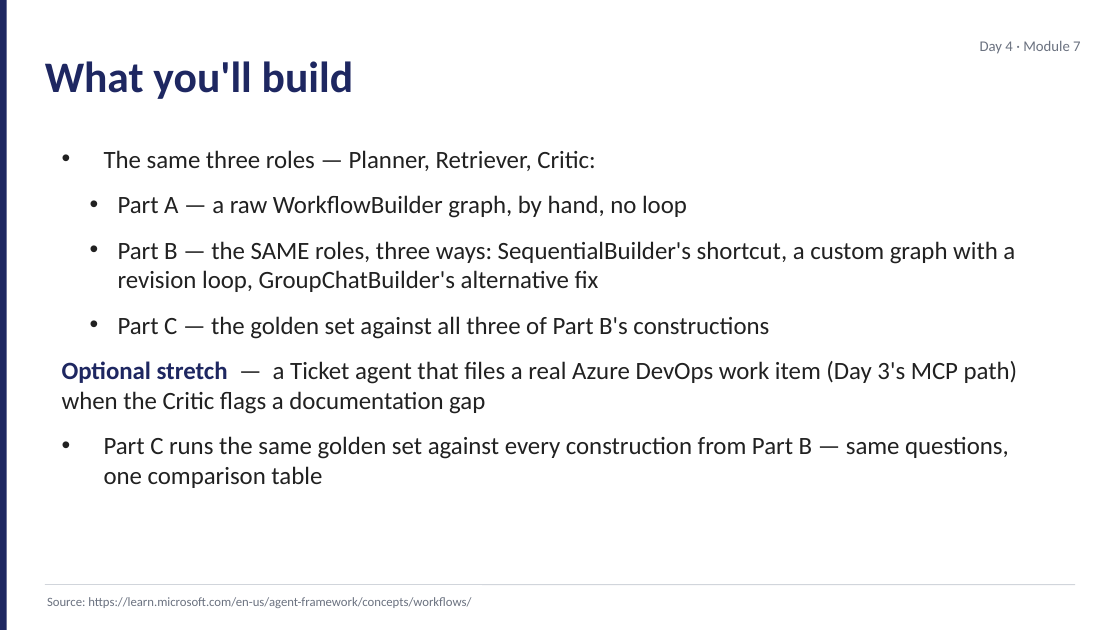
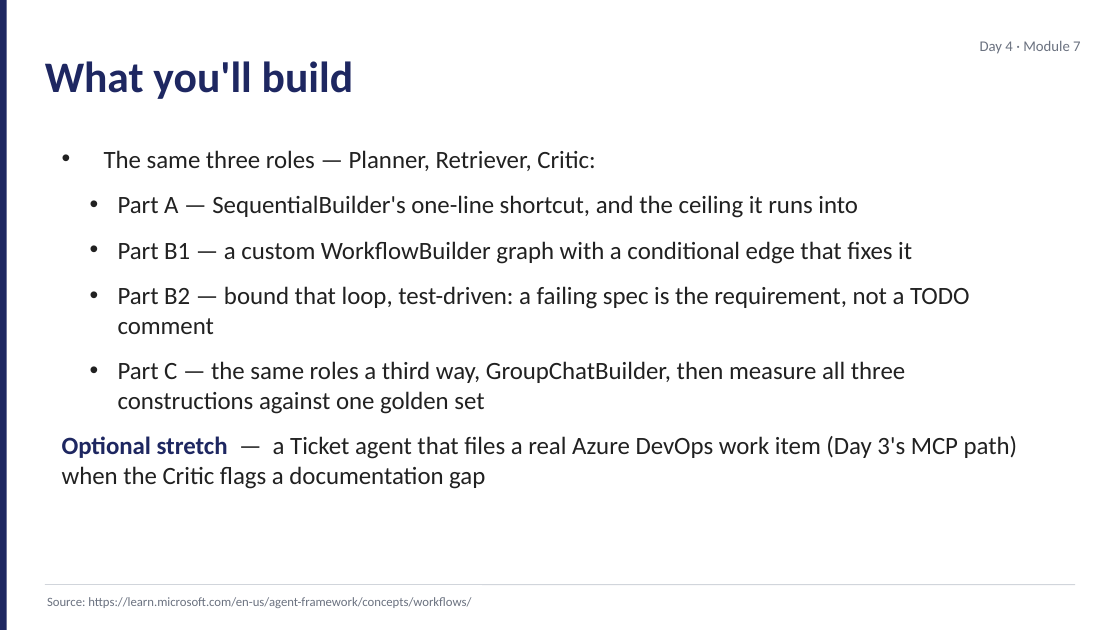
Before and after one commit to JimPiquant/Building-AI-Apps-and-Agents, a slide deck: slide 2 of decks/day4/module-7-lab-kickoff.pptx. Drawn at 1120x630 pixels with LibreOffice and Linux fonts; fonts in the diff are those of the drawing. Boxes give left, top, right and bottom in pixels: in the first picture for what was removed or moved away, otherwise in the second. Text is boxed around its words. In the diff, an @@ line names an element or a change of style, - is before the commit and + after.

```diff
--- a/decks/day4/module-7-lab-kickoff.pptx
+++ b/decks/day4/module-7-lab-kickoff.pptx
@@ text at (118, 195, 970, 414): text changed @@
-  • Part A — a raw WorkflowBuilder graph, by hand, no loop
-  • Part B — the SAME roles, three ways: SequentialBuilder's shortcut, a custom graph with a revision loop, GroupChatBuilder's alternative fix
-  • Part C — the golden set against all three of Part B's constructions
+  • Part A — SequentialBuilder's one-line shortcut, and the ceiling it runs into
+  • Part B1 — a custom WorkflowBuilder graph with a conditional edge that fixes it
+  • Part B2 — bound that loop, test-driven: a failing spec is the requirement, not a TODO comment
+  • Part C — the same roles a third way, GroupChatBuilder, then measure all three constructions against one golden set
@@ text at (104, 436, 1009, 488): paragraph removed @@
-• Part C runs the same golden set against every construction from Part B — same questions, one comparison table
```
Also in this commit, not shown: 11 other slides changed, 18 other files.
